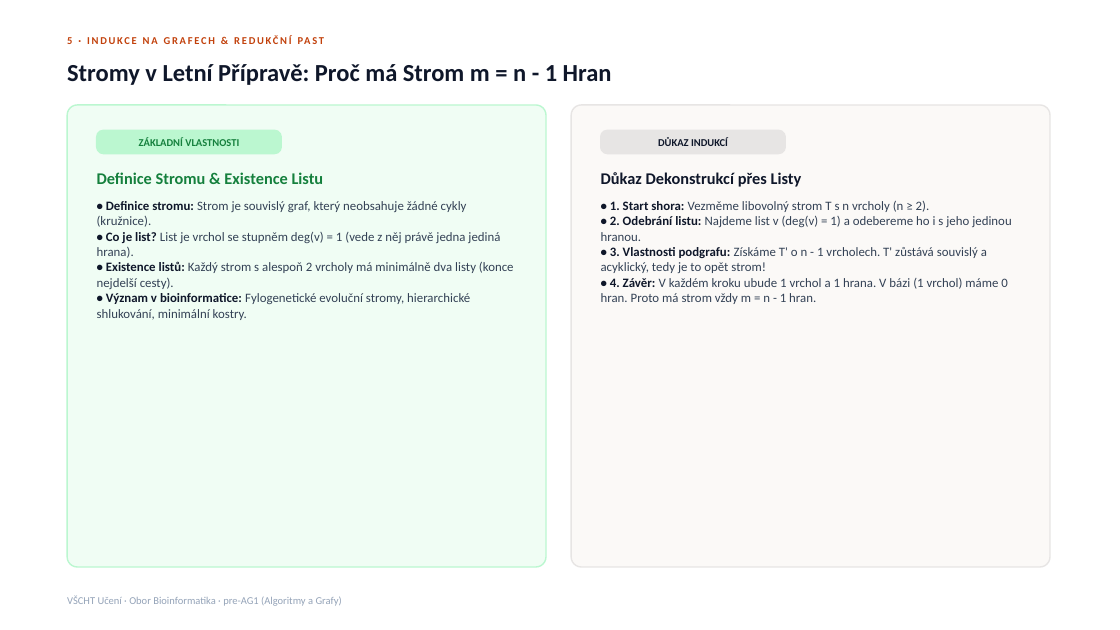
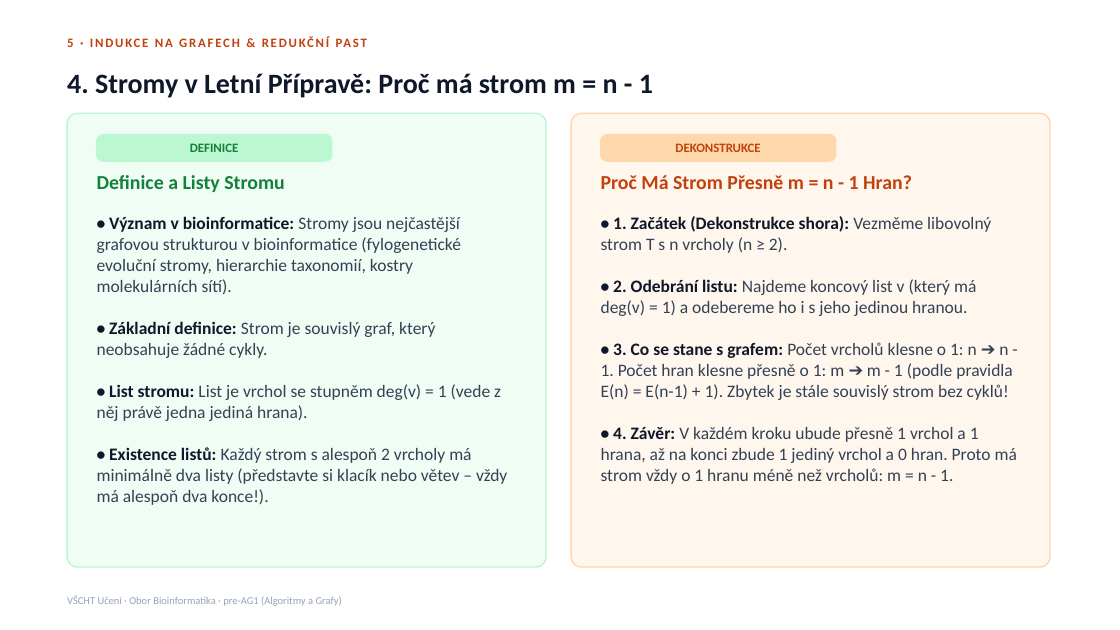
Before and after one commit to kolardavidcz/vscht-uceni-web, a slide deck: slide 49 of pre-ag1-kurz.pptx (slide 61 before the commit). Drawn at 1120x630 pixels with LibreOffice and Linux fonts; fonts in the diff are those of the drawing. Boxes give left, top, right and bottom in pixels: in the first picture for what was removed or moved away, otherwise in the second. Text is boxed around its words. In the diff, an @@ line names an element or a change of style, - is before the commit and + after.

Commit message:
feat(presentation): 1:1 pre-AG1 course slides with 2x font scale (modules 2-8)

```diff
--- a/pre-ag1-kurz.pptx
+++ b/pre-ag1-kurz.pptx
@@ text "5 · INDUKCE NA GRAFECH ..." at <box>67,38,687,460</box>: size 9 to 11 pt @@
@@ text at <box>67,73,653,98</box>: text changed; size 21 to 24 pt @@
-Stromy v Letní Přípravě: Proč má Strom m = n - 1 Hran
+4. Stromy v Letní Přípravě: Proč má strom m = n - 1
@@ rounded rectangle: place and size @@
-rounded rectangle at <box>67,105,546,567</box>
+rounded rectangle at <box>67,113,546,567</box>
@@ rounded rectangle: place and size @@
-rounded rectangle at <box>571,105,1050,567</box>
+rounded rectangle at <box>571,113,1050,567</box>
@@ rounded rectangle at <box>571,113,1050,567</box>: fill #FBF9F7 to #FFF7ED; outline #E7E5E4 1.2 pt to #FED7AA 1.2 pt @@
@@ rounded rectangle: place and size @@
-rounded rectangle at <box>97,130,281,154</box>
+rounded rectangle at <box>97,134,332,161</box>
@@ rounded rectangle at <box>97,134,332,161</box>: proportions changed @@
@@ text at <box>190,143,239,152</box>: text changed; size 9 to 11 pt @@
-ZÁKLADNÍ VLASTNOSTI
+DEFINICE
@@ rounded rectangle: place and size @@
-rounded rectangle at <box>601,130,786,154</box>
+rounded rectangle at <box>601,134,836,161</box>
@@ rounded rectangle at <box>601,134,836,161</box>: fill #E7E5E4 to #FED7AA; outline #E7E5E4 1 pt to #FED7AA 1 pt; proportions changed @@
@@ text at <box>675,143,760,152</box>: text changed; size 9 to 11 pt; text colour #0F172A to #C2410C @@
-DŮKAZ INDUKCÍ
+DEKONSTRUKCE
@@ text at <box>97,175,285,192</box>: text changed; size 14 to 17 pt @@
-Definice Stromu & Existence Listu
+Definice a Listy Stromu
@@ text "Definice a Listy Stromu" at <box>97,175,285,192</box>: vertical alignment middle to top @@
@@ text "Proč Má Strom Přesně m ..." at <box>601,175,912,189</box>: vertical alignment middle to top @@
@@ text at <box>601,175,912,189</box>: text changed; size 14 to 17 pt; text colour #0F172A to #C2410C @@
-Důkaz Dekonstrukcí přes Listy
+Proč Má Strom Přesně m = n - 1 Hran?
@@ text at <box>97,216,507,505</box>: text changed; size 11 to 15 pt @@
-• Definice stromu: Strom je souvislý graf, který neobsahuje žádné cykly (kružnice).
-• Co je list? List je vrchol se stupněm deg(v) = 1 (vede z něj právě jedna jediná hrana).
-• Existence listů: Každý strom s alespoň 2 vrcholy má minimálně dva listy (konce nejdelší cesty).
-• Význam v bioinformatice: Fylogenetické evoluční stromy, hierarchické shlukování, minimální kostry.
+• Význam v bioinformatice: Stromy jsou nejčastější grafovou strukturou v bioinformatice (fylogenetické evoluční stromy, hierarchie taxonomií, kostry molekulárních sítí).
+• Základní definice: Strom je souvislý graf, který neobsahuje žádné cykly.
+• List stromu: List je vrchol se stupněm deg(v) = 1 (vede z něj právě jedna jediná hrana).
+• Existence listů: Každý strom s alespoň 2 vrcholy má minimálně dva listy (představte si klacík nebo větev – vždy má alespoň dva konce!).
@@ text at <box>601,216,1017,484</box>: text changed; size 11 to 15 pt @@
-• 1. Start shora: Vezměme libovolný strom T s n vrcholy (n ≥ 2).
-• 2. Odebrání listu: Najdeme list v (deg(v) = 1) a odebereme ho i s jeho jedinou hranou.
-• 3. Vlastnosti podgrafu: Získáme T' o n - 1 vrcholech. T' zůstává souvislý a acyklický, tedy je to opět strom!
-• 4. Závěr: V každém kroku ubude 1 vrchol a 1 hrana. V bázi (1 vrchol) máme 0 hran. Proto má strom vždy m = n - 1 hran.
+• 1. Začátek (Dekonstrukce shora): Vezměme libovolný strom T s n vrcholy (n ≥ 2).
+• 2. Odebrání listu: Najdeme koncový list v (který má deg(v) = 1) a odebereme ho i s jeho jedinou hranou.
+• 3. Co se stane s grafem: Počet vrcholů klesne o 1: n ➔ n - 1. Počet hran klesne přesně o 1: m ➔ m - 1 (podle pravidla E(n) = E(n-1) + 1). Zbytek je stále souvislý strom bez cyklů!
+• 4. Závěr: V každém kroku ubude přesně 1 vrchol a 1 hrana, až na konci zbude 1 jediný vrchol a 0 hran. Proto má strom vždy o 1 hranu méně než vrcholů: m = n - 1.
```
Also in this commit, not shown: 54 other slides changed, 45 slides added, 53 slides removed, 11 other files.
